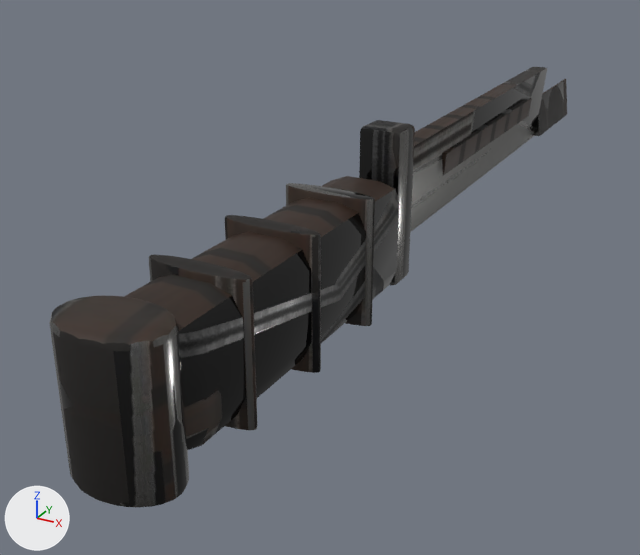
What one commit did to the glTF model Sandbox/GameData/Models/Weapons/levy_knife.glb.
The view is the same before and after, from a 50 mm camera at (0.109, -0.28, 0.09) aimed at (-0.029, -0.029, -0.035). Every picture has the same lights, and +X, +Y and +Z are marked at lower left. The older version comes first. Vertices at exactly the same position are counted once.

The scene before the commit, as lines of its bpy script (objects in view):
```python
mat_weapon = bpy.data.materials.new('Weapon')
mat_weapon.use_nodes = True; mat_weapon.node_tree.nodes.clear()
_N = mat_weapon.node_tree.nodes; _L = mat_weapon.node_tree.links
n0 = _N.new('ShaderNodeBsdfPrincipled'); n0.name = 'Principled BSDF'
n1 = _N.new('ShaderNodeOutputMaterial'); n1.name = 'Material Output'
n2 = _N.new('ShaderNodeMix'); n2.name = 'Mix'
n2.data_type = 'RGBA'
n2.blend_type = 'MULTIPLY'
n2.inputs[0].default_value = 1.0  # 'Factor'
n3 = _N.new('ShaderNodeVertexColor'); n3.name = 'Color Attribute'
n4 = _N.new('ShaderNodeTexImage'); n4.name = 'Image Texture'
n4.image = img_levy_knife_basecolor
n5 = _N.new('ShaderNodeSeparateColor'); n5.name = 'Separate Color'
n6 = _N.new('ShaderNodeTexImage'); n6.name = 'Image Texture.001'
n6.image = img_levy_knife_orm
_L.new(n0.outputs[0], n1.inputs[0])  # 'BSDF' to 'Surface'
_L.new(n2.outputs[2], n0.inputs[0])  # 'Result' to 'Base Color'
_L.new(n3.outputs[0], n2.inputs[7])  # 'Color' to 'B'
_L.new(n4.outputs[0], n2.inputs[6])  # 'Color' to 'A'
_L.new(n5.outputs[2], n0.inputs[1])  # 'Blue' to 'Metallic'
_L.new(n5.outputs[1], n0.inputs[2])  # 'Green' to 'Roughness'
_L.new(n6.outputs[0], n5.inputs[0])  # 'Color' to 'Color'
me_levy_knife = bpy.data.meshes.new('levy_knife')
me_levy_knife.from_pydata(...)  # 1176 vertices, 2316 faces; spans x -0.014..0.014, y -0.175..0.175, z -0.025..0.025
me_levy_knife.materials.append(mat_weapon)
ob_levy_knife = bpy.data.objects.new('levy_knife', me_levy_knife)
ob_levy_knife.location = (0.0, 0.0, 0.0)
```
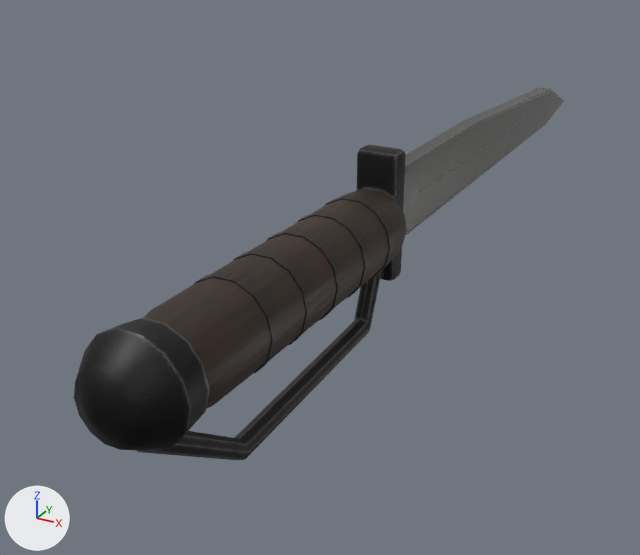
Changed parts and their boxes [x1, y1, x2, y2] in the pictures (640 x 555 px; the box of a moved part takes in the faces that stretch with it):
'levy_knife', surface changed, reshaped (15% shorter): before [49, 67, 567, 507]; after [74, 88, 564, 460]
part 1 of me_levy_knife, added: after [325, 194, 396, 277]
part 2 of me_levy_knife, added: after [298, 210, 372, 298]
part 3 of me_levy_knife, added: after [266, 228, 345, 320]
part 4 of me_levy_knife, added: after [233, 248, 315, 345]
part 5 of me_levy_knife, added: after [194, 270, 282, 373]
part 6 of me_levy_knife, rebuilt (37% shorter): before [49, 295, 189, 507]; after [74, 317, 210, 451]
part 7 of me_levy_knife, rebuilt (17% wider, 11% shorter): before [410, 67, 547, 232]; after [403, 88, 564, 235]
part 8 of me_levy_knife, rebuilt (20% shorter): before [124, 176, 399, 450]; after [144, 189, 407, 409]
part 9 of me_levy_knife, added: after [138, 272, 381, 460]
part 10 of me_levy_knife, deleted: before [286, 183, 375, 326]
part 11 of me_levy_knife, deleted: before [225, 215, 321, 373]
part 12 of me_levy_knife, deleted: before [149, 254, 257, 430]
part 13 of me_levy_knife, deleted: before [442, 98, 532, 175]
part 14 of me_levy_knife, deleted: before [534, 79, 567, 136]
part 15 of me_levy_knife, moved or reshaped: before [359, 120, 415, 285]; after [357, 145, 406, 281]

What changed in the scene script:
```text
Add img_levy_knife_normal:
    img_levy_knife_normal = load_image('levy_knife_Normal', '_unpacked/levy_knife_Normal', 1024, 1024, 'Non-Color')
Change mat_weapon:
    remove # nodes: BsdfPrincipled, Mix, OutputMaterial, SeparateColor, TexImage x2, VertexColor
    nodes: BsdfPrincipled, NormalMap, OutputMaterial, SeparateColor, TexImage x3
    uses the picture img_levy_knife_normal
Change me_levy_knife:
    used by ob_levy_knife; location = (0.0, 0.0, 0.0)
    remove me_levy_knife.from_pydata(...)  # 1176 vertices, 2316 faces; spans x -0.014..0.014, y -0.175..0.175, z -0.025..0.025
    add me_levy_knife.from_pydata(...)  # 365 vertices, 686 faces; spans x -0.014..0.014, y -0.173..0.174, z -0.043..0.019
    me_levy_knife part 1: a new loose piece, a 14-sided cylinder along y spanning x -0.0128..0.0128, y -0.064..-0.06, z -0.0165..0.0085, in mat_weapon
    me_levy_knife part 2: a new loose piece, a 14-sided cylinder along y spanning x -0.0128..0.0128, y -0.08..-0.076, z -0.0165..0.0085, in mat_weapon
    me_levy_knife part 3: a new loose piece, a 14-sided cylinder along y spanning x -0.0128..0.0128, y -0.096..-0.092, z -0.0165..0.0085, in mat_weapon
    me_levy_knife part 4: a new loose piece, a 14-sided cylinder along y spanning x -0.0128..0.0128, y -0.112..-0.108, z -0.0165..0.0085, in mat_weapon
    me_levy_knife part 5: a new loose piece, a 14-sided cylinder along y spanning x -0.0128..0.0128, y -0.128..-0.124, z -0.0165..0.0085, in mat_weapon
    me_levy_knife part 6: the loose piece of 224 vertices spanning x -0.014..0.014, y -0.175..-0.155, z -0.023..0.015 is rebuilt with 43 vertices and now spans x -0.014..0.014, y -0.173..-0.153, z -0.018..0.01
    me_levy_knife part 7: the loose piece of 56 vertices spanning x -0.003..0.003, y -0.035..0.125, z -0.016..0.016 is rebuilt with 30 vertices and now spans x -0.004..0.004, y -0.04..0.174, z -0.016..0.01
    me_levy_knife part 8: the loose piece of 56 vertices spanning x -0.012..0.012, y -0.16..-0.05, z -0.021..0.013 is rebuilt with 56 vertices and now spans x -0.013..0.013, y -0.153..-0.048, z -0.016..0.008
    me_levy_knife part 9: a new loose piece of 32 vertices spanning x -0.003..0.003, y -0.162..-0.041, z -0.043..-0.009, in mat_weapon
    me_levy_knife part 10: the loose piece of 224 vertices spanning x -0.014..0.014, y -0.08..-0.074, z -0.023..0.015 is deleted
    me_levy_knife part 11: the loose piece of 224 vertices spanning x -0.014..0.014, y -0.11..-0.104, z -0.023..0.015 is deleted
    me_levy_knife part 12: the loose piece of 224 vertices spanning x -0.014..0.014, y -0.14..-0.134, z -0.023..0.015 is deleted
    me_levy_knife part 13: the loose piece of 56 vertices spanning x 0.003..0.004, y 0.0..0.1, z -0.001..0.007 is deleted
    me_levy_knife part 14: the loose piece of 56 vertices spanning x -0.003..0.003, y 0.125..0.175, z -0.016..0.002 is deleted
    me_levy_knife part 15
    54 vertices are removed from x -0.007..0.007, y -0.046..-0.034, z -0.025..0.025
    108 faces are deleted
    37 vertices are added at x -0.007..0.007, y -0.048..-0.04, z -0.023..0.019
    12 new vertices lie (0.0, 0.0, 0.038) away from vertices in x -0.007..0.007, y -0.048..-0.04, z -0.021
    5 new vertices lie (0.01, 0.0, 0.0) away from vertices in x -0.005, y -0.047..-0.041, z -0.023..0.019
    108 new faces join them
    other edits to the shape of me_levy_knife do not show in these pictures
```
